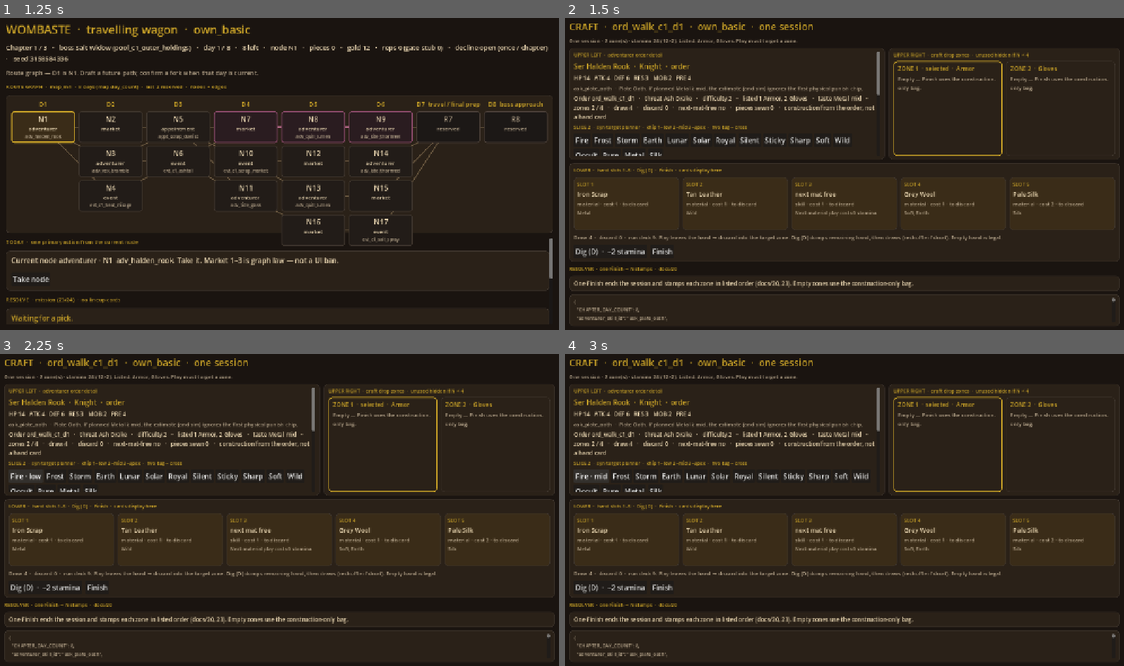
Above: before the commit, frames 1-4 (two rows, left to right).
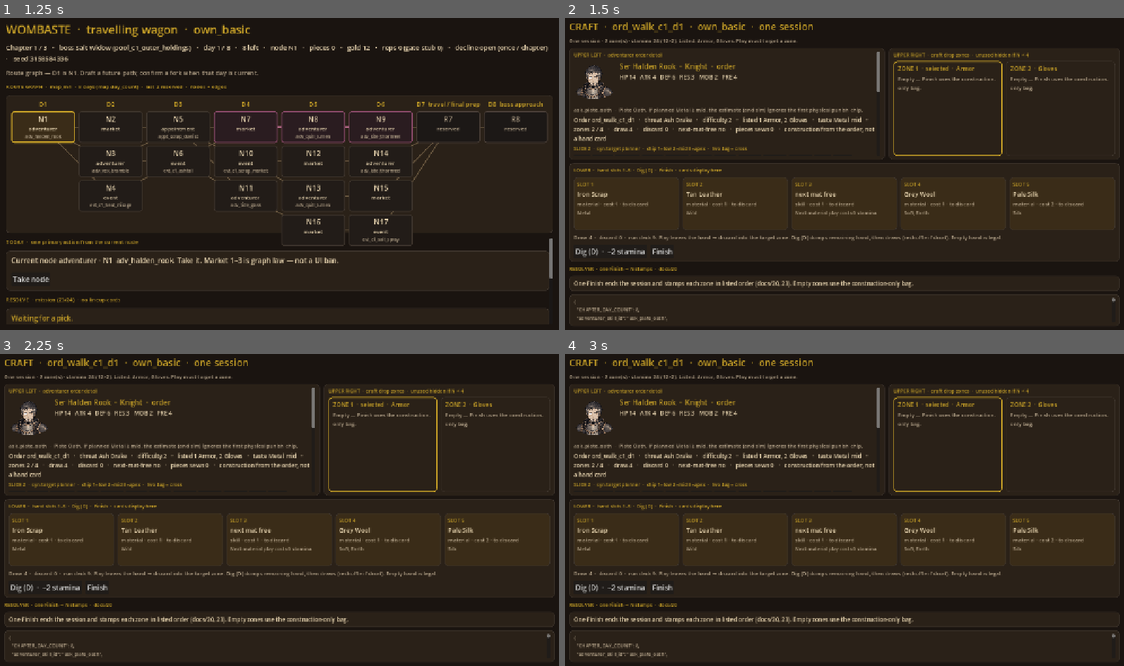
Above: after the commit, the same moments.

Repository: jc-renaisssance/chaos-atelier
Game: Godot game, scene res://src/ui/schedule/schedule_board.tscn
Two runs of this game, one before a commit and one after it. Both use one fixed random seed, a clock stepped at 60 frames per second and the inputs below.
Inputs (mouse positions are in pixels of both pictures, inside the frame that each line leads up to):
- Up to frame 1 (1.25 s): click "Open the route graph" at 0.5 s
- Up to frame 2 (1.5 s): click "Take node" at 1.25 s
- Up to frame 3 (2.25 s): click "Fire" at 2 s
- Up to frame 4 (3 s): click (592, 475) at 2.75 s, where only the run before the commit has a clickable "Fire · low"

Frame 1 is identical in both runs. In frame 2, 4.4% of the frame differs, in the area x 1-57%, y 14-45%; in frame 3, 4.4%; in frame 4, 4.4%.

Commit message:
feat(client): wire M2 adventurer portrait sockets
Load the 12 stamped assets/adv busts into the existing order-detail
portrait socket with the market TextureRect pattern. Name and job stay
when a texture is missing. Job-stub aliases resolve to the named file.

Co-authored-by: jc-renaisssance <jc-renaisssance@users.noreply.github.com>

Diff:
--- a/src/ui/craft/craft_table.gd
+++ b/src/ui/craft/craft_table.gd
@@ -2,6 +2,9 @@
 extends Control
 ## Dedicated stamina craft screen (docs/27). Not the route-graph board.
 ## Lower: hand + actions. Upper left: order detail. Upper right: ≤4 drop zones.
+## Order-detail portrait socket (docs/29): one 96×96 bust for the adventurer on
+## this order (walk-in, appointment person, or boss-beat draw). Name + job stay
+## if the texture is missing. Guild-quest brief stays text.
 
 ## Godot 4.7: Color.html is not a constant expression — use Color(r, g, b) literals.
 const INK := Color(0.91, 0.835, 0.69)
@@ -10,9 +13,27 @@
 const WOOD := Color(0.102, 0.078, 0.063)
 const PANEL := Color(0.165, 0.129, 0.094)
 const BORDER := Color(0.239, 0.204, 0.173)
+const PORTRAIT_PX := 96
+## Stamped Pro Flash busts (art #54). PNG-only; Godot imports locally.
+## Job stubs have no file — resolve_id maps them onto these named rows.
+const PORTRAITS := {
+	"adv_halden_rook": preload("res://assets/adv/adv_halden_rook.png"),
+	"adv_vex_bramble": preload("res://assets/adv/adv_vex_bramble.png"),
+	"adv_solenne_ward": preload("res://assets/adv/adv_solenne_ward.png"),
+	"adv_quill_lumen": preload("res://assets/adv/adv_quill_lumen.png"),
+	"adv_neri_paleink": preload("res://assets/adv/adv_neri_paleink.png"),
+	"adv_marrowveil": preload("res://assets/adv/adv_marrowveil.png"),
+	"adv_kite_thornreel": preload("res://assets/adv/adv_kite_thornreel.png"),
+	"adv_mask_circlet": preload("res://assets/adv/adv_mask_circlet.png"),
+	"adv_whisper_hem": preload("res://assets/adv/adv_whisper_hem.png"),
+	"adv_tide_glass": preload("res://assets/adv/adv_tide_glass.png"),
+	"adv_brine_latch": preload("res://assets/adv/adv_brine_latch.png"),
+	"adv_rime_peddler": preload("res://assets/adv/adv_rime_peddler.png"),
+}
 
 var _title: Label
 var _note: Label
+var _order_portrait: TextureRect
 var _order_title: Label
 var _order_stats: Label
 var _order_skill: Label
@@ -94,11 +115,22 @@
 	left_box.size_flags_horizontal = Control.SIZE_EXPAND_FILL
 	left_scroll.add_child(left_box)
 	left_box.add_child(_caption("UPPER LEFT  ·  adventurer order detail"))
+	var order_head := HBoxContainer.new()
+	order_head.add_theme_constant_override("separation", 8)
+	order_head.size_flags_horizontal = Control.SIZE_EXPAND_FILL
+	left_box.add_child(order_head)
+	_order_portrait = _portrait_socket()
+	order_head.add_child(_order_portrait)
+	var order_text := VBoxContainer.new()
+	order_text.add_theme_constant_override("separation", 4)
+	order_text.size_flags_horizontal = Control.SIZE_EXPAND_FILL
+	order_head.add_child(order_text)
 	_order_title = _label("No order", 16, GOLD)
-	left_box.add_child(_order_title)
+	_order_title.autowrap_mode = TextServer.AUTOWRAP_WORD_SMART
+	order_text.add_child(_order_title)
 	_order_stats = _label("", 13, INK)
 	_order_stats.autowrap_mode = TextServer.AUTOWRAP_WORD_SMART
-	left_box.add_child(_order_stats)
+	order_text.add_child(_order_stats)
 	_order_skill = _label("", 12, MUTED)
 	_order_skill.autowrap_mode = TextServer.AUTOWRAP_WORD_SMART
 	left_box.add_child(_order_skill)
@@ -232,6 +264,28 @@
 	scroll.add_child(_stamp)
 
 
+func _portrait_socket() -> TextureRect:
+	var icon := TextureRect.new()
+	icon.custom_minimum_size = Vector2(PORTRAIT_PX, PORTRAIT_PX)
+	icon.expand_mode = TextureRect.EXPAND_IGNORE_SIZE
+	icon.stretch_mode = TextureRect.STRETCH_KEEP_ASPECT_CENTERED
+	icon.texture_filter = CanvasItem.TEXTURE_FILTER_NEAREST
+	icon.mouse_filter = Control.MOUSE_FILTER_IGNORE
+	icon.size_flags_vertical = Control.SIZE_SHRINK_CENTER
+	icon.visible = false
+	return icon
+
+
+func _bind_order_portrait(adv_id: String) -> void:
+	## Alias resolves to the named file (adv_knight → adv_halden_rook). No stub PNG.
+	var named := AdventurerCatalog.resolve_id(adv_id)
+	var found: Variant = PORTRAITS.get(named)
+	var tex: Texture2D = found as Texture2D
+	_order_portrait.texture = tex
+	## Missing preload → hide the socket. Display name + job stay on the panel.
+	_order_portrait.visible = tex != null
+
+
 func _caption(text: String) -> Label:
 	return _label(text, 11, GOLD)
 
@@ -303,6 +357,7 @@
 	var order: ClientOrder = AtelierSession.craft_order
 	if session == null or order == null:
 		_title.text = "CRAFT  ·  dedicated table"
+		_bind_order_portrait("")
 		_order_title.text = "No session."
 		_order_stats.text = ""
 		_order_skill.text = ""
@@ -316,6 +371,7 @@
 	_title.text = "CRAFT  ·  %s  ·  own_basic  ·  one session" % order.order_id
 	_note.text = AtelierSession.last_note
 	var adv_id := AdventurerCatalog.order_adventurer_id(order)
+	_bind_order_portrait(adv_id)
 	var person := AdventurerCatalog.row_resolved(adv_id)
 	if not person.is_empty():
 		_order_title.text = "%s  ·  %s  ·  %s" % [
Not shown, changed: tools/verify_adventurer_order_panel.py
Not shown, changed: tools/verify_order_planner_estimate.py
